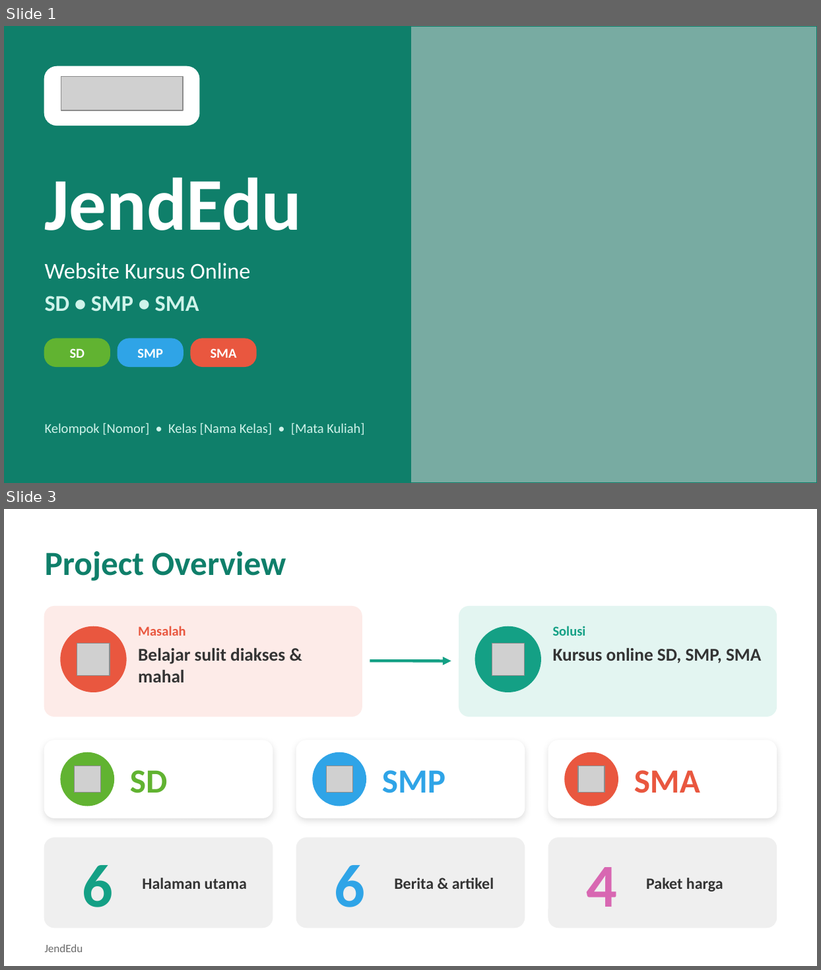
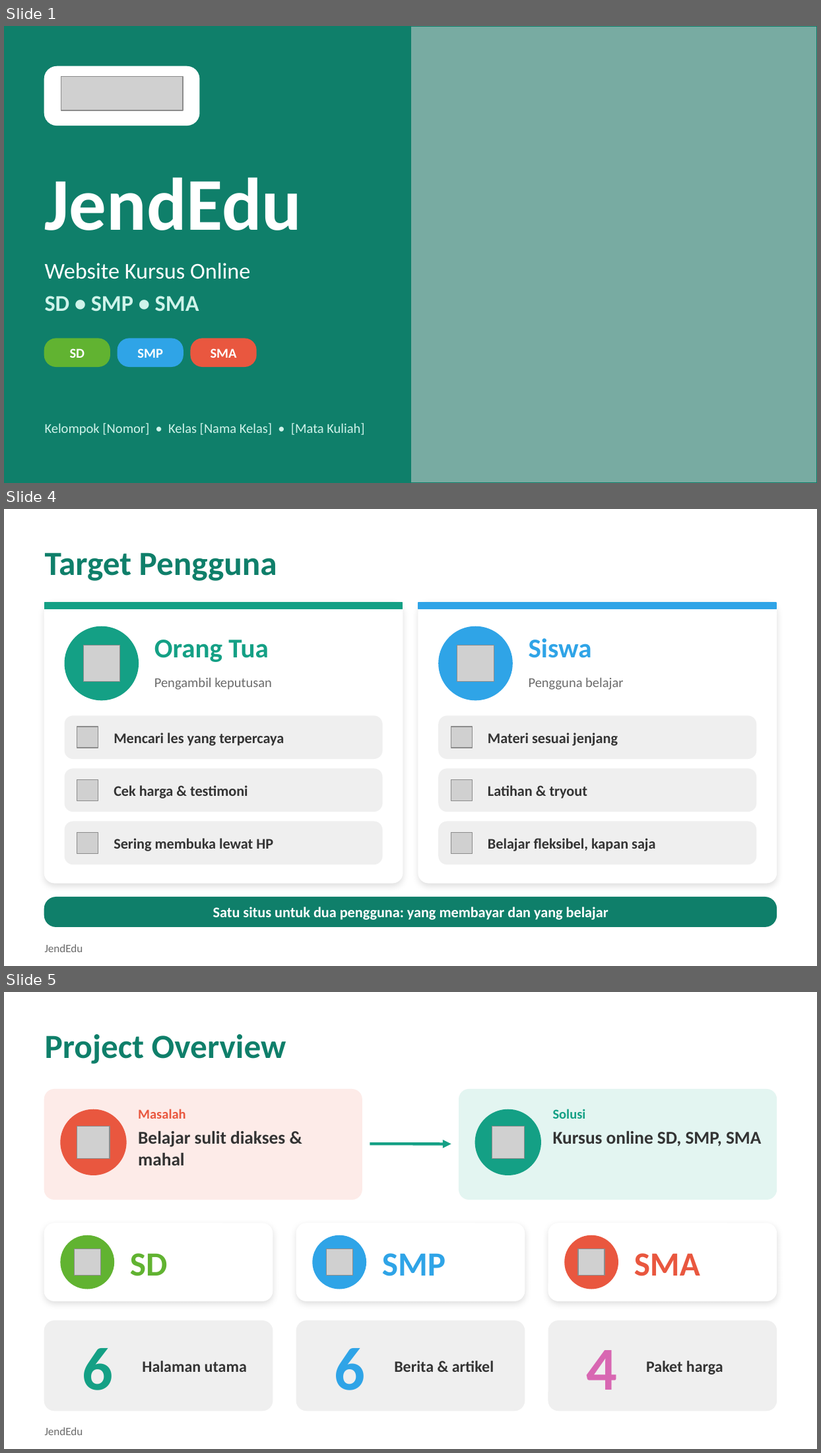
Before and after one commit to Borayaa/JendEdu-template, a slide deck: presentasi/JendEdu-Presentasi-dengan-Naskah.pptx. Shown one above the other, each under a label of ours: slides 1 and 3 before the commit, slides 1, 4 and 5 after it; the slides between them are not shown. The pictures are 821x970 and 821x1453 pixels, drawn with LibreOffice and Linux fonts; fonts in the diff are those of the drawing; grey boxes stand for pictures. Boxes give left, top, right and bottom in pixels: in the first picture for what was removed or moved away, otherwise in the second. Text is boxed around its words. In the diff, an @@ line names an element or a change of style, - is before the commit and + after.

```diff
--- a/presentasi/JendEdu-Presentasi-dengan-Naskah.pptx
+++ b/presentasi/JendEdu-Presentasi-dengan-Naskah.pptx
@@ slide 4 added at box(4, 509, 817, 966), background #FFFFFF; not listed: 1 template element that a slide beside it also shows @@
@@ text added at box(45, 553, 277, 581), 30 pt, text #0F7F6A, bold @@
+Target Pengguna
@@ rounded rectangle added at box(45, 603, 403, 883), fill #FFFFFF, outline #FFFFFF 1 pt @@
@@ rectangle added at box(45, 603, 403, 609), fill #14A085, outline #14A085 1 pt @@
@@ rounded rectangle added at box(418, 603, 776, 883), fill #FFFFFF, outline #FFFFFF 1 pt @@
@@ rectangle added at box(418, 603, 776, 609), fill #2FA4E7, outline #2FA4E7 1 pt @@
@@ ellipse added at box(65, 627, 138, 700), fill #14A085, outline #14A085 1 pt @@
@@ ellipse added at box(439, 627, 512, 700), fill #2FA4E7, outline #2FA4E7 1 pt @@
@@ picture added at box(83, 646, 120, 682) @@
@@ text added at box(154, 640, 268, 662), 24 pt, text #14A085, bold @@
+Orang Tua
@@ picture added at box(457, 646, 494, 682) @@
@@ text added at box(529, 638, 592, 658), 24 pt, text #2FA4E7, bold @@
+Siswa
@@ text added at box(154, 678, 272, 690), 12 pt, text #6B6B6B @@
+Pengambil keputusan
@@ text added at box(529, 678, 623, 690), 12 pt, text #6B6B6B @@
+Pengguna belajar
@@ rounded rectangle added at box(65, 716, 382, 758), fill #EFEFEF, outline #EFEFEF 1 pt @@
@@ rounded rectangle added at box(439, 716, 756, 758), fill #EFEFEF, outline #EFEFEF 1 pt @@
@@ picture added at box(77, 727, 98, 748) @@
@@ text added at box(114, 733, 284, 746), 13 pt, text #333333, bold @@
+Mencari les yang terpercaya
@@ picture added at box(451, 727, 473, 748) @@
@@ text added at box(488, 733, 618, 746), 13 pt, text #333333, bold @@
+Materi sesuai jenjang
@@ rounded rectangle added at box(65, 769, 382, 811), fill #EFEFEF, outline #EFEFEF 1 pt @@
@@ picture added at box(77, 780, 98, 801) @@
@@ text added at box(114, 786, 248, 799), 13 pt, text #333333, bold @@
+Cek harga & testimoni
@@ rounded rectangle added at box(439, 769, 756, 811), fill #EFEFEF, outline #EFEFEF 1 pt @@
@@ picture added at box(451, 780, 473, 801) @@
@@ text added at box(488, 786, 587, 799), 13 pt, text #333333, bold @@
+Latihan & tryout
@@ rounded rectangle added at box(65, 822, 382, 864), fill #EFEFEF, outline #EFEFEF 1 pt @@
@@ rounded rectangle added at box(439, 822, 756, 864), fill #EFEFEF, outline #EFEFEF 1 pt @@
@@ picture added at box(77, 832, 98, 854) @@
@@ text added at box(114, 838, 273, 852), 13 pt, text #333333, bold @@
+Sering membuka lewat HP
@@ picture added at box(451, 832, 473, 854) @@
@@ text added at box(488, 838, 655, 852), 13 pt, text #333333, bold @@
+Belajar fleksibel, kapan saja
@@ rounded rectangle added at box(45, 898, 776, 927), fill #0F7F6A, outline #0F7F6A 1 pt @@
@@ text added at box(213, 907, 609, 920), 13 pt, text #FFFFFF, bold @@
+Satu situs untuk dua pengguna: yang membayar dan yang belajar
@@ what was slide 3 is now slide 5 @@
```
Also in this commit, not shown: 4 slides changed, 4 other slides added, 25 other files.
